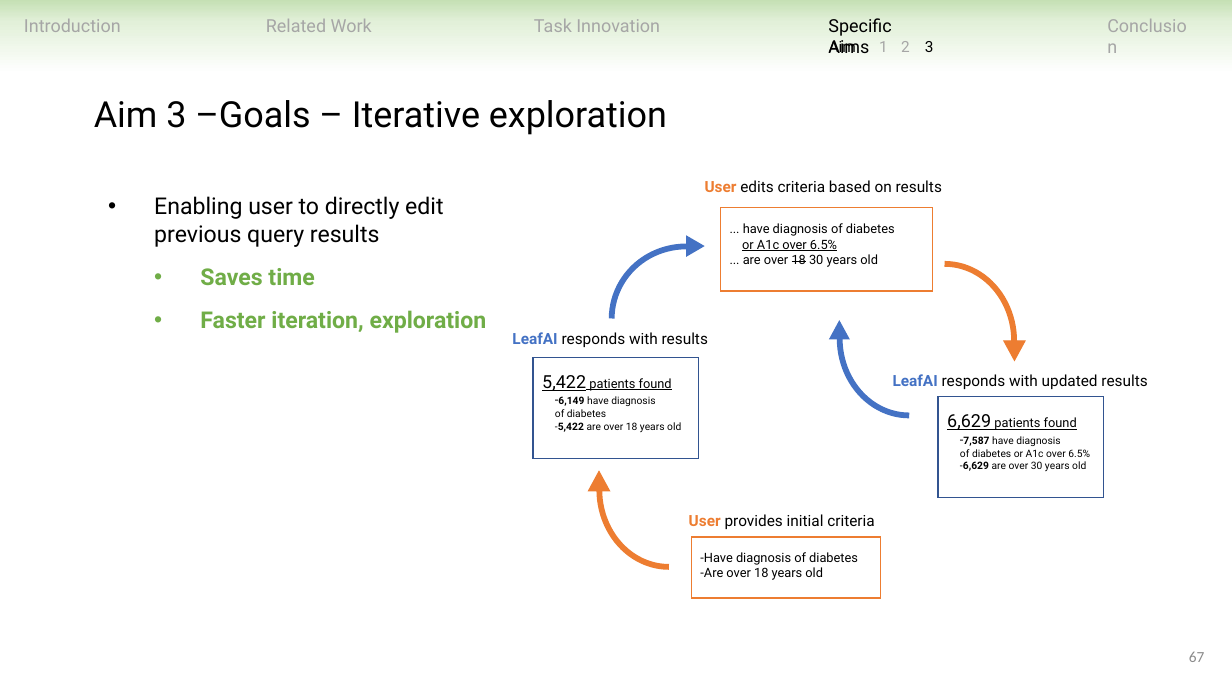
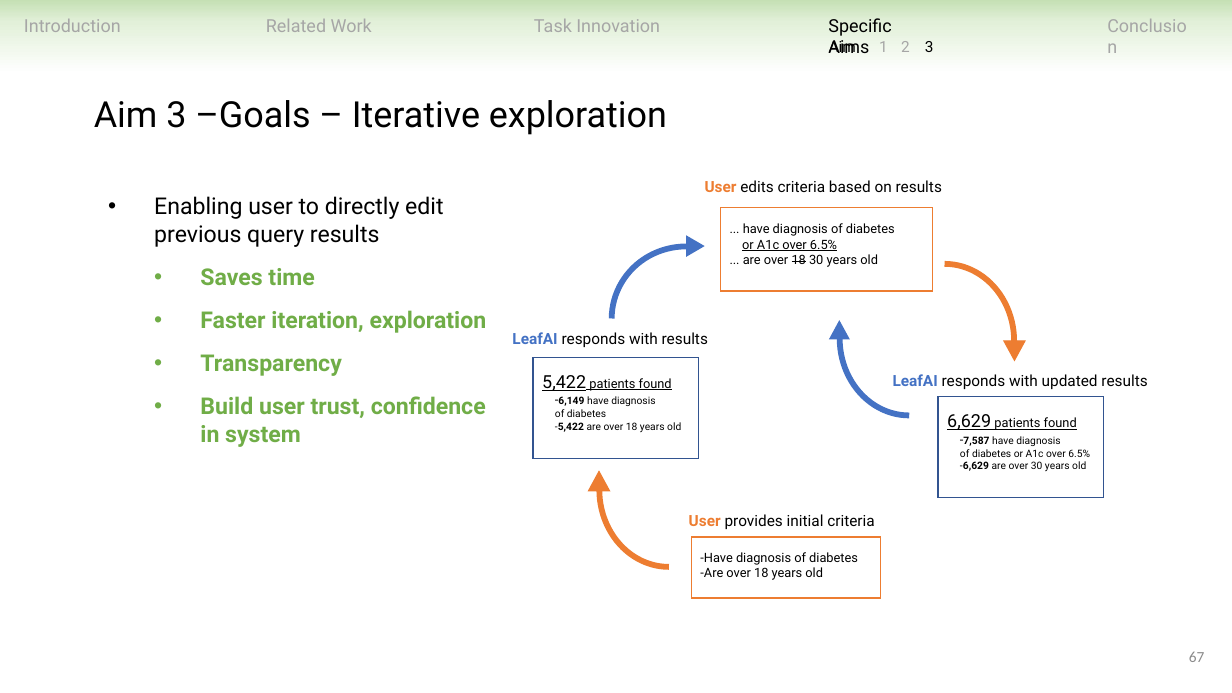
Before and after one commit to ndobb/dissertation, a slide deck: slide 67 of 4_general_exam/presentation/nic_dobbins_general_exam.pptx. Drawn at 1232x693 pixels with LibreOffice and Linux fonts; fonts in the diff are those of the drawing. Boxes give left, top, right and bottom in pixels: in the first picture for what was removed or moved away, otherwise in the second. Text is boxed around its words. In the diff, an @@ line names an element or a change of style, - is before the commit and + after.

```diff
--- a/4_general_exam/presentation/nic_dobbins_general_exam.pptx
+++ b/4_general_exam/presentation/nic_dobbins_general_exam.pptx
@@ text at bbox=[200, 354, 486, 447]: paragraphs added @@
+  • Transparency
+  • Build user trust, confidence in system
```
Also in this commit, not shown: 11 other slides changed, 23 other files.
